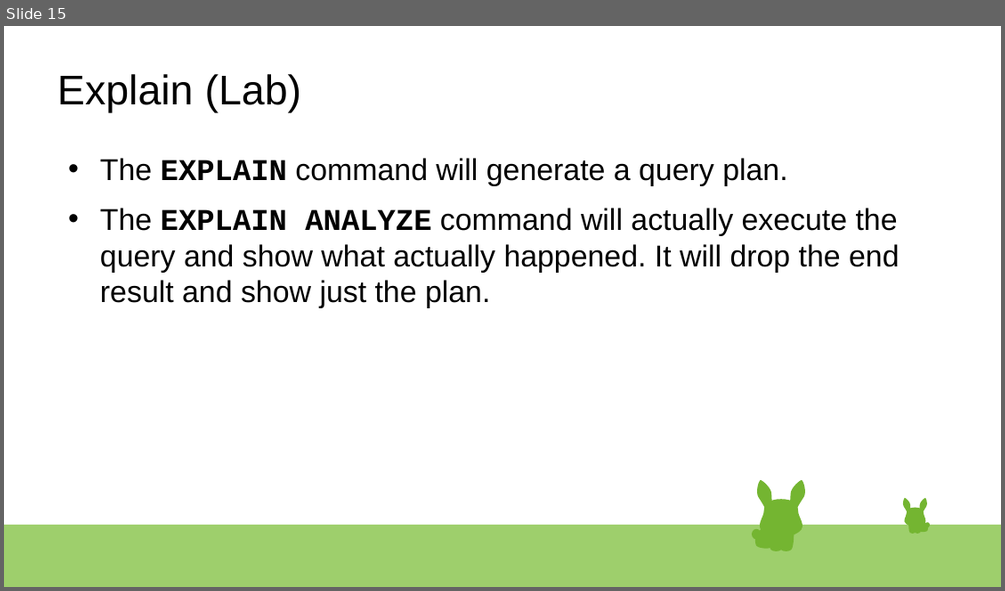
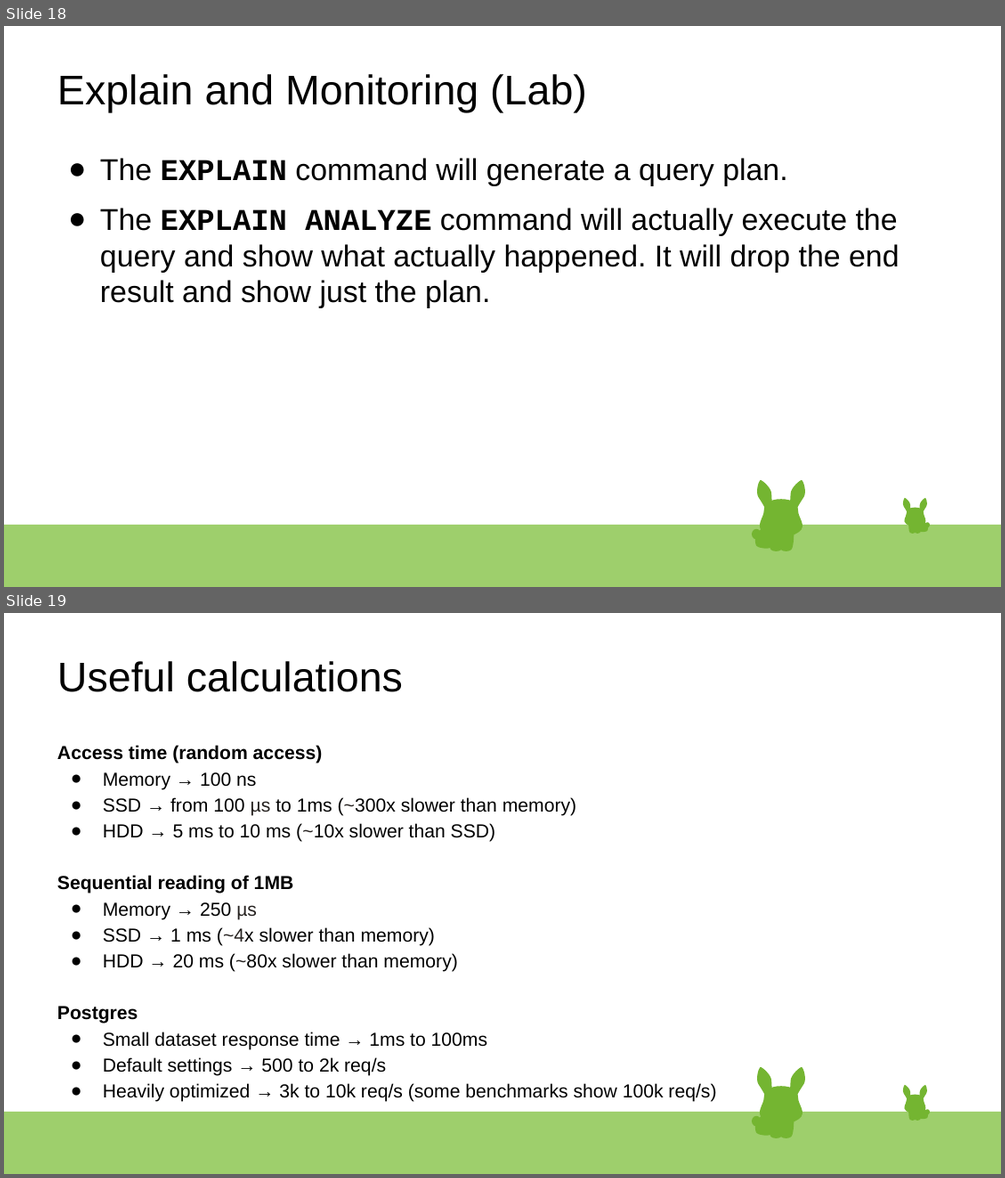
Before and after one commit to rsibanez89/postgres-indexing, a slide deck: Presentation.odp. Shown one above the other, each under a label of ours: slide 15 before the commit, slides 18 and 19 after it. The pictures are 1005x591 and 1005x1178 pixels, drawn with LibreOffice and Linux fonts; fonts in the diff are those of the drawing. Boxes give left, top, right and bottom in pixels: in the first picture for what was removed or moved away, otherwise in the second. Text is boxed around its words. In the diff, an @@ line names an element or a change of style, - is before the commit and + after.

```diff
--- a/Presentation.odp
+++ b/Presentation.odp
@@ slide 19 added at bbox=[4, 613, 1001, 1174], background #FFFFFF; not listed: 47 template elements that a slide beside it also shows @@
@@ text added at bbox=[57, 661, 403, 692], 33 pt, text #000000 @@
+Useful calculations
@@ text added at bbox=[57, 745, 716, 1102], 15 pt, text #000000 @@
+Access time (random access)
+● Memory → 100 ns
+● SSD → from 100 µs to 1ms (~300x slower than memory)
+● HDD → 5 ms to 10 ms (~10x slower than SSD)
+Sequential reading of 1MB
+● Memory → 250 µs
+● SSD → 1 ms (~4x slower than memory)
+● HDD → 20 ms (~80x slower than memory)
+Postgres
+● Small dataset response time → 1ms to 100ms
+● Default settings → 500 to 2k req/s
+● Heavily optimized → 3k to 10k req/s (some benchmarks show 100k req/s)
@@ what was slide 15 is now slide 18 @@
@@ slide 18 changed as well @@
@@ text at bbox=[57, 74, 587, 112]: text changed @@
-Explain (Lab)
+Explain and Monitoring (Lab)
@@ text "The EXPLAIN command will generate ..." at bbox=[100, 158, 899, 308]: bullet • to ● @@
```
Also in this commit, not shown: 12 other slides changed, 4 other slides added.
